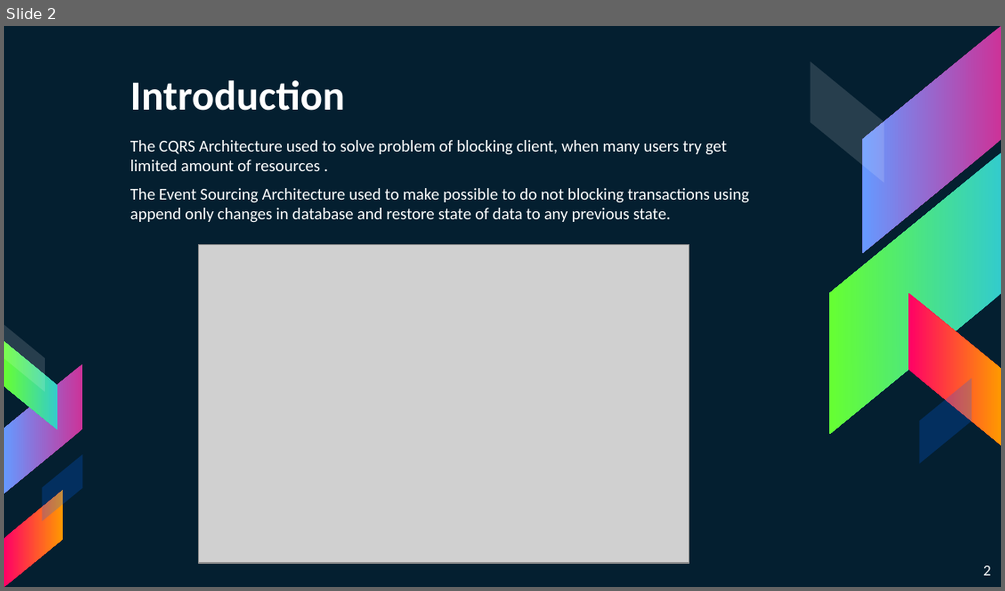
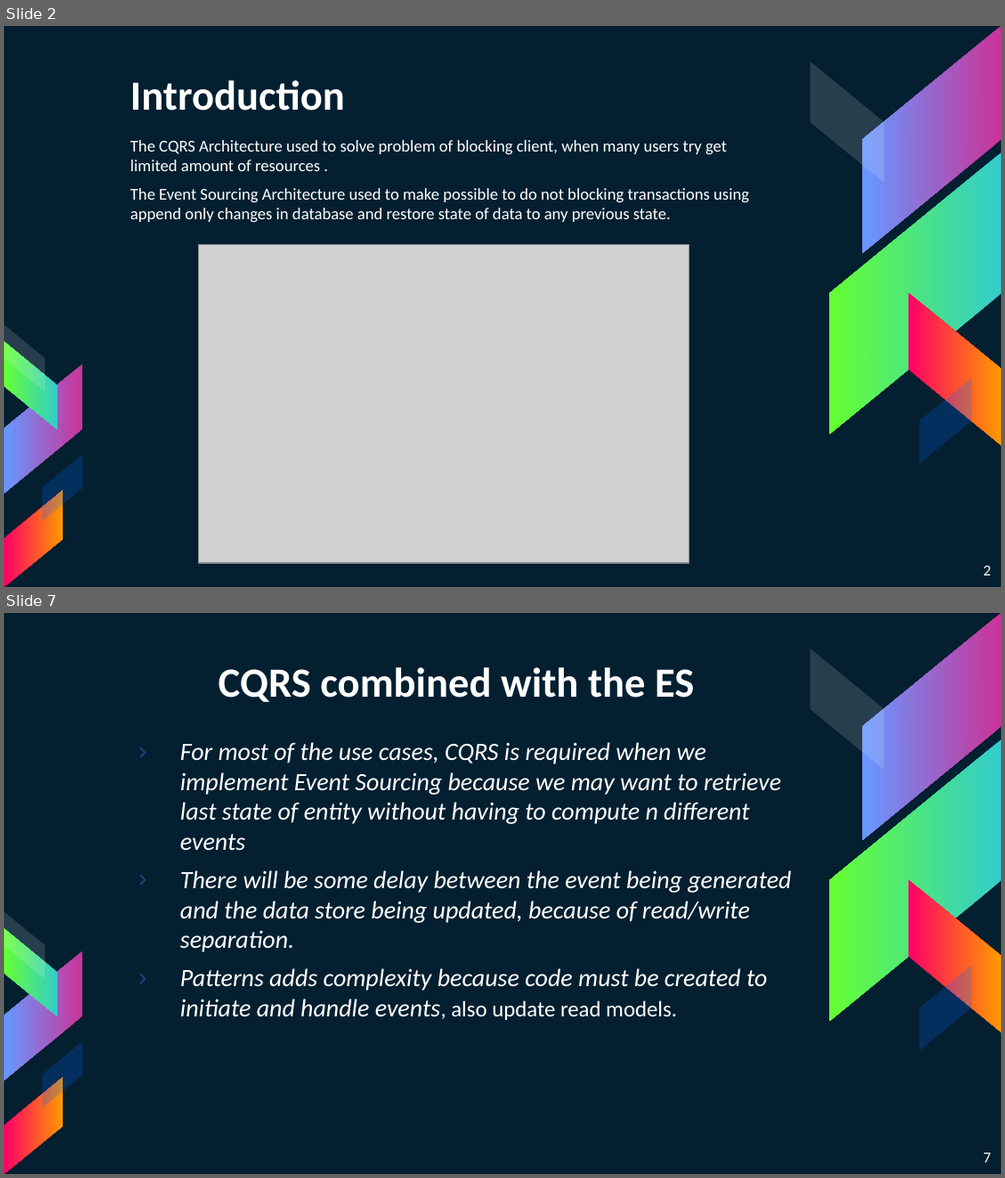
Before and after one commit to khdevnet/cqrs-architecture, a slide deck: docs/presentation/CQRS-EventSourcing-Architecture-Overview.pptx. Shown one above the other, each under a label of ours: slide 2 before the commit, slides 2 and 7 after it; the slides between them are not shown. The pictures are 1005x591 and 1005x1178 pixels, drawn with LibreOffice and Linux fonts; fonts in the diff are those of the drawing; grey boxes stand for pictures. Boxes give left, top, right and bottom in pixels: in the first picture for what was removed or moved away, otherwise in the second. Text is boxed around its words. In the diff, an @@ line names an element or a change of style, - is before the commit and + after.

```diff
--- a/docs/presentation/CQRS-EventSourcing-Architecture-Overview.pptx
+++ b/docs/presentation/CQRS-EventSourcing-Architecture-Overview.pptx
@@ slide 7 added at [4,613,1001,1174], background #041F30; not listed: 10 template elements that a slide beside it also shows @@
@@ title added at [218,667,694,702], 30 pt, text #FFFFFF, bold @@
+CQRS combined with the ES
@@ text added at [180,742,791,1020], 18 pt, text #FFFFFF, italic @@
+› For most of the use cases, CQRS is required when we implement Event Sourcing because we may want to retrieve last state of entity without having to compute n different events
+› There will be some delay between the event being generated and the data store being updated, because of read/write separation.
+› Patterns adds complexity because code must be created to initiate and handle events, also update read models.
@@ page number added at [983,1152,991,1162], 11 pt, text #FFFFFF @@
+7
```
Also in this commit, not shown: 6 slides changed, 4 other slides added, 5 slides removed, 2 other files.
